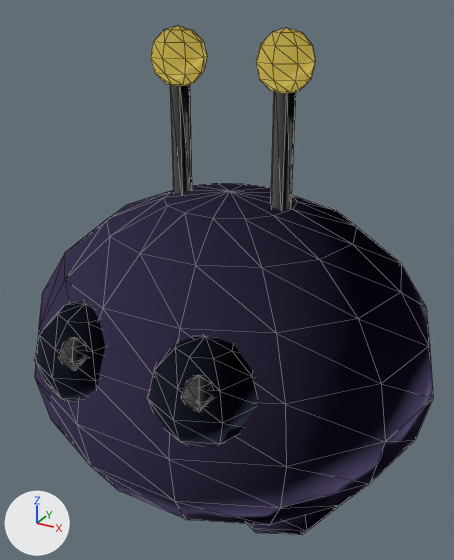
One commit to the glTF model demos/space-buddies/assets/models/enemy_hopper.glb: the scene before it, then after it.
Rendered twice from a 50 mm camera at (0.944, -1.735, 1.111) aimed at (-0.002, -0.014, 0.251). Lighting does not change. The marker at lower left points along +X, +Y and +Z. The older version comes first. Mesh edges are drawn as thin lines. Where no turn or scale is listed for an object, it has been applied to the vertices. Vertices at exactly the same position are counted once.

The scene before the commit, as lines of its bpy script (objects in view):
```python
me_mesh_1 = bpy.data.meshes.new('Mesh_1')
me_mesh_1.from_pydata(...)  # an icosphere of 80 faces spanning x 0.04..0.36, y -0.66..-0.34, z 0.0..0.32; an icosphere of 80 faces spanning x -0.36..-0.04, y -0.66..-0.34, z 0.0..0.32
me_mesh_1.materials.append(mat_hoppereye)  # blue #616989
me_mesh_2 = bpy.data.meshes.new('Mesh_2')
me_mesh_2.from_pydata(...)  # a UV sphere (6 segments, 4 rings, poles along z) spanning x 0.19..0.29, y -0.643..-0.557, z 0.17..0.27; a UV sphere (6 segments, 4 rings, poles along z) spanning x -0.21..-0.11, y -0.643..-0.557, z 0.17..0.27
me_mesh_2.materials.append(mat_hoppershine)  # white #ffffff
me_mesh_3 = bpy.data.meshes.new('Mesh_3')
me_mesh_3.from_pydata(...)  # 32 vertices, 48 faces; spans x -0.215..0.215, y -0.03..0.03, z 0.51..0.93
me_mesh_3.materials.append(mat_hopperantenna)  # white #fffbf3
ob_hopperantenna = bpy.data.objects.new('HopperAntenna', me_mesh_3)
ob_hopperantenna.location = (0.0, 0.0, 0.0)
ob_hoppereye = bpy.data.objects.new('HopperEye', me_mesh_1)
ob_hoppereye.location = (0.0, 0.0, 0.0)
ob_hoppershine = bpy.data.objects.new('HopperShine', me_mesh_2)
ob_hoppershine.location = (0.0, 0.0, 0.0)
# also in view: 'HopperBody' at (0.0, 0.0, 0.0); 'HopperBulb' at (0.0, 0.0, 0.96)
```
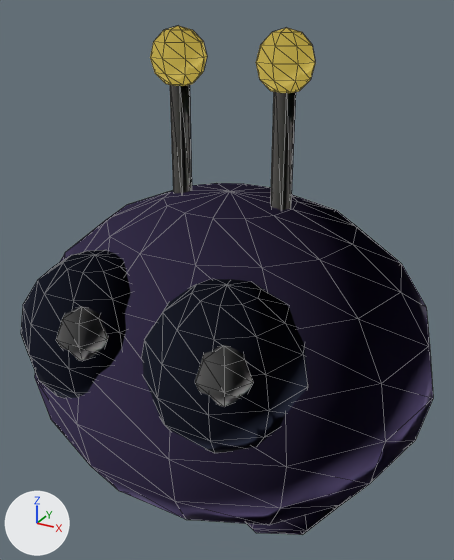
Where the change shows, as pixel boxes [x1, y1, x2, y2] in the pictures (454 x 560 px; the box of a moved part takes in the faces that stretch with it):
'HopperEye', reshaped (29% wider, 40% taller)
    before: [35, 302, 257, 447]
    after: [21, 250, 308, 453]
'HopperShine', reshaped (28% wider, 34% taller)
    before: [59, 337, 213, 412]
    after: [56, 306, 253, 407]
part 1 of me_mesh_1, added
    after: [142, 279, 308, 453]
part 2 of me_mesh_1, added
    after: [21, 250, 130, 398]
part 3 of me_mesh_1, deleted
    before: [147, 335, 257, 447]
part 4 of me_mesh_1, deleted
    before: [35, 302, 105, 402]
part 5 of me_mesh_2, moved or reshaped
    before: [181, 375, 213, 412]
    after: [195, 345, 253, 407]
part 6 of me_mesh_2, moved or reshaped
    before: [59, 337, 87, 371]
    after: [56, 306, 108, 361]

The change, as a list of edits to the scene's bpy script:
```text
Change me_mesh_1:
    used by ob_hoppereye; location = (0.0, 0.0, 0.0)
    remove me_mesh_1.from_pydata(...)  # 84 vertices, 160 faces; spans x -0.36..0.36, y -0.66..-0.34, z 0.0..0.32
    add me_mesh_1.from_pydata(...)  # 144 vertices, 280 faces; spans x -0.46..0.46, y -0.648..-0.192, z -0.04..0.44
    me_mesh_1 part 1: a new loose piece, a UV sphere (10 segments, 8 rings, poles along z) spanning x -0.02..0.46, y -0.648..-0.192, z -0.04..0.44, in mat_hoppereye (blue #616989)
    me_mesh_1 part 2: a new loose piece, a UV sphere (10 segments, 8 rings, poles along z) spanning x -0.46..0.02, y -0.648..-0.192, z -0.04..0.44, in mat_hoppereye (blue #616989)
    me_mesh_1 part 3: the loose piece of 42 vertices spanning x 0.04..0.36, y -0.66..-0.34, z 0.0..0.32 is deleted
    me_mesh_1 part 4: the loose piece of 42 vertices spanning x -0.36..-0.04, y -0.66..-0.34, z 0.0..0.32 is deleted
Change me_mesh_2:
    used by ob_hoppershine; location = (0.0, 0.0, 0.0)
    remove me_mesh_2.from_pydata(...)  # 40 vertices, 72 faces; spans x -0.21..0.29, y -0.643..-0.557, z 0.17..0.27
    add me_mesh_2.from_pydata(...)  # 40 vertices, 72 faces; spans x -0.22..0.38, y -0.649..-0.511, z 0.2..0.36
    me_mesh_2 part 5: the loose piece of 20 vertices spanning x 0.19..0.29, y -0.643..-0.557, z 0.17..0.27 is scaled about its middle by 1.6, then moved by (0.06, 0.02, 0.06)
    me_mesh_2 part 6: the loose piece of 20 vertices spanning x -0.21..-0.11, y -0.643..-0.557, z 0.17..0.27 is scaled about its middle by 1.6, then moved by (0.02, 0.02, 0.06)
```
